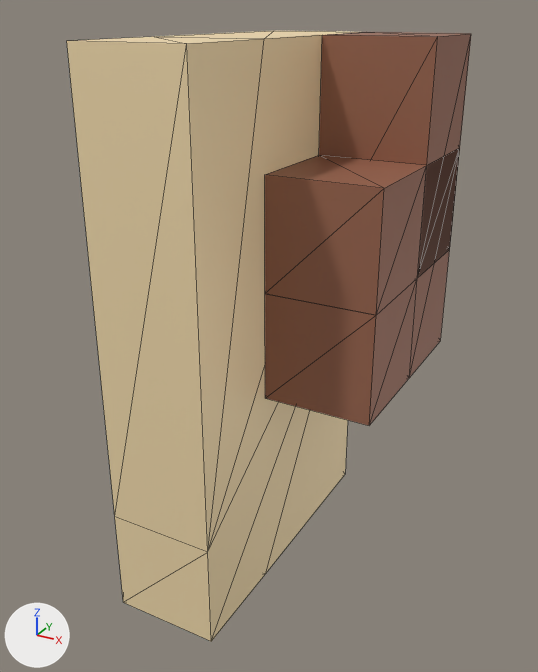
Two versions of the glTF model Assets/Voxel/Arch/Lights/Switch00.gltf, one commit apart.
One viewpoint serves both versions: a 50 mm lens placed at (3.88, -4.17, 5.2), pointed at (0.83, 1.37, 2.43). Every picture has the same lights, and +X, +Y and +Z are marked at lower left. The picture after the commit comes second. Mesh edges are drawn as thin lines. Where no turn or scale is listed for an object, it has been applied to the vertices. Vertices at exactly the same position are counted once.

The first picture shows 'base', 'btn', 'btn2', 'btn3'.
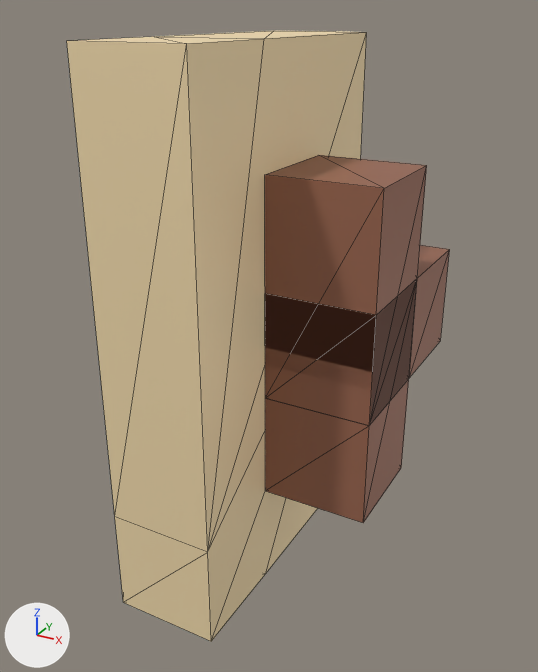
Commit message: * wip switch01

Changed parts and their boxes (x1, y1, x2, y2) in the pictures (538 x 672 px):
'btn2', moved: before (319, 32, 471, 378); after (265, 155, 427, 523)
'btn3', moved: before (265, 148, 460, 315); after (409, 245, 450, 378)

What changed in the scene script:
```text
Change me_mesh_0:
    used by ob_btn3; location = (0.0, 0.0, 0.0)
    remove me_mesh_0.from_pydata(...)  # 12 vertices, 20 faces; spans x 1.0..2.0, y 1.0..3.0, z 3.0..4.0
    add me_mesh_0.from_pydata(...)  # 12 vertices, 20 faces; spans x 1.0..2.0, y 1.0..3.0, z 2.0..3.0
    me_mesh_0 part 1: the whole mesh is moved by (0.0, 0.0, -1.0)
Change me_mesh_1:
    used by ob_btn2; location = (0.0, 0.0, 0.0)
    remove me_mesh_1.from_pydata(...)  # 12 vertices, 20 faces; spans x 1.0..2.0, y 2.0..3.0, z 2.0..5.0
    add me_mesh_1.from_pydata(...)  # 12 vertices, 20 faces; spans x 1.0..2.0, y 1.0..2.0, z 1.0..4.0
    me_mesh_1 part 2: the whole mesh is moved by (0.0, -1.0, -1.0)
```
